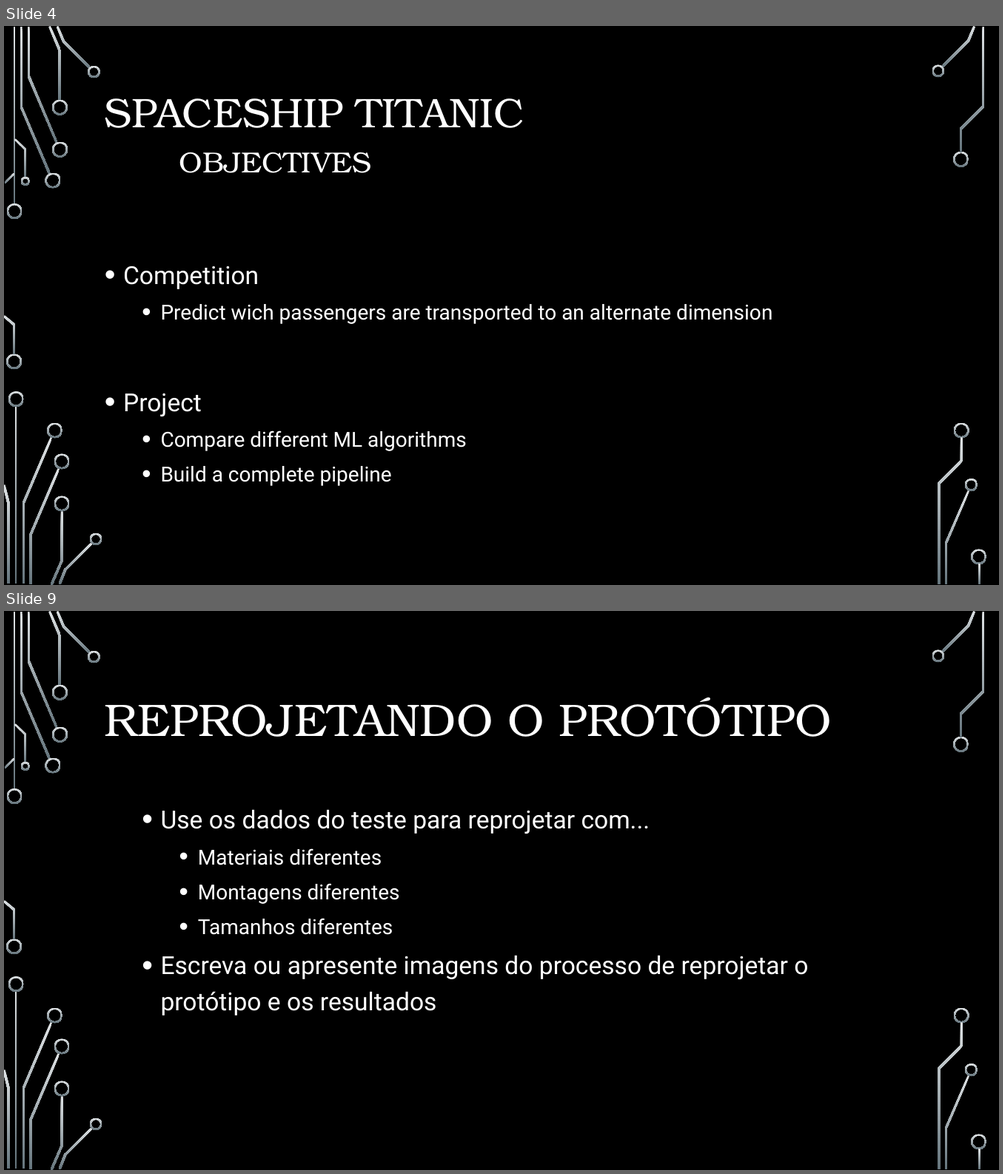
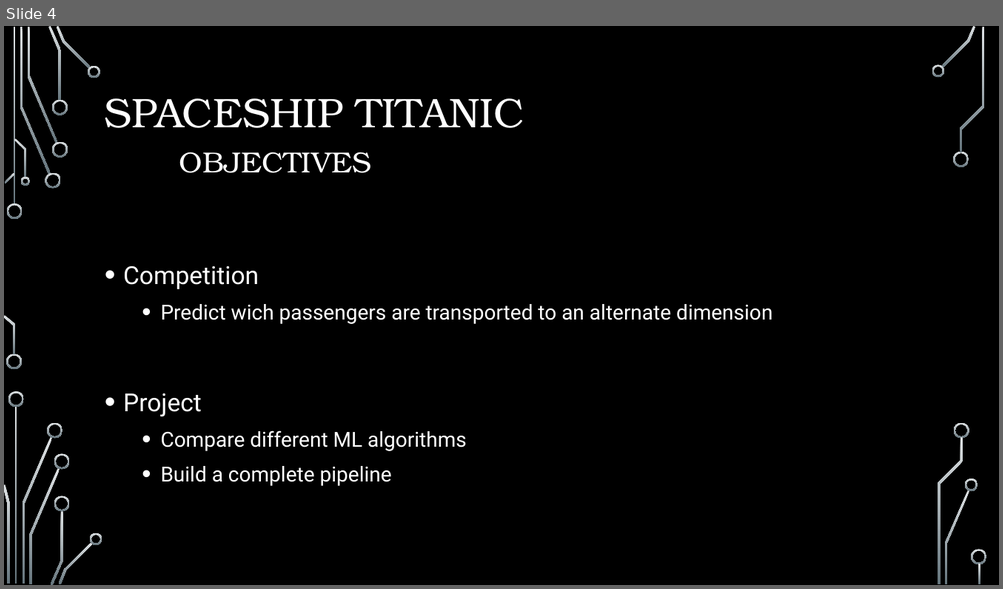
Before and after one commit to gustavossbarros/Ironhack_Final_Project_Spaceship_Titanic, a slide deck: deliverables/Final Project Presentation.pptx. Shown one above the other, each under a label of ours: slides 4 and 9 before the commit, slide 4 after it; the slides between them are not shown. The pictures are 1003x1174 and 1003x589 pixels, drawn with LibreOffice and Linux fonts; fonts in the diff are those of the drawing; background and template pictures are left out. Boxes give left, top, right and bottom in pixels: in the first picture for what was removed or moved away, otherwise in the second. Text is boxed around its words. In the diff, an @@ line names an element or a change of style, - is before the commit and + after.

```diff
--- a/deliverables/Final Project Presentation.pptx
+++ b/deliverables/Final Project Presentation.pptx
@@ slide 9 removed at (x1=4, y1=611, x2=999, y2=1170), background picture (left out); not listed: 36 template elements that a slide beside it also shows @@
@@ title removed at (x1=105, y1=697, x2=831, y2=737) @@
-REPROJETANDO O PROTÓTIPO
@@ text removed at (x1=161, y1=809, x2=808, y2=1016) @@
-  • Use os dados do teste para reprojetar com...
-    • Materiais diferentes
-    • Montagens diferentes
-    • Tamanhos diferentes
-  • Escreva ou apresente imagens do processo de reprojetar o protótipo e os resultados
```
Also in this commit, not shown: 1 slide changed, 13 slides added, 5 other slides removed.
